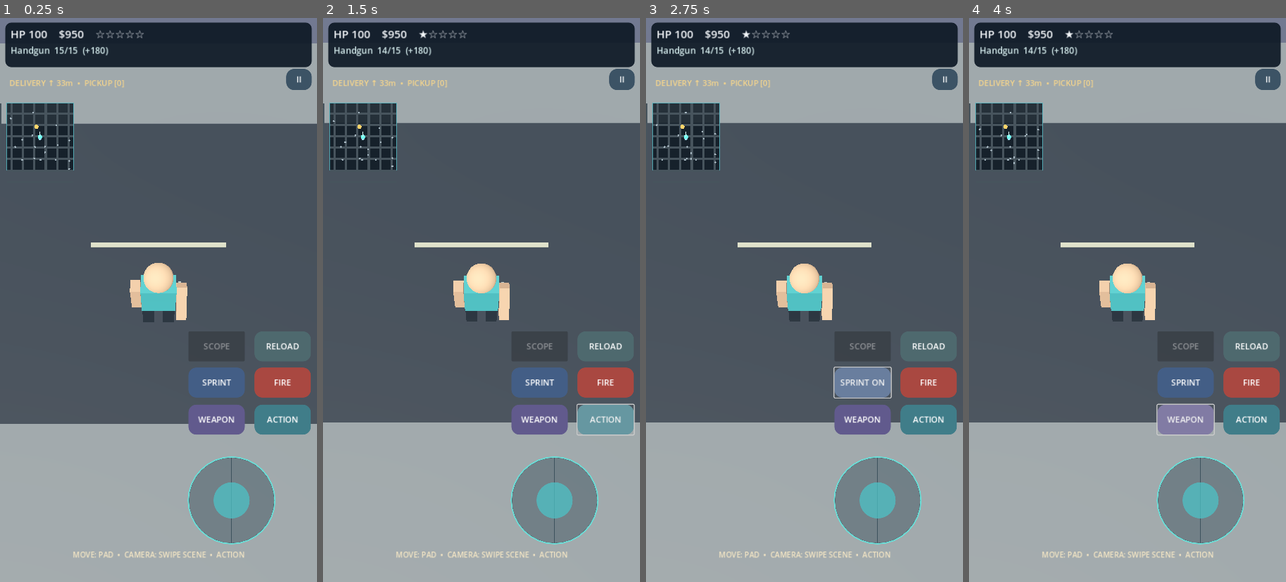
Above: before the commit, frames 1-4 (left to right).
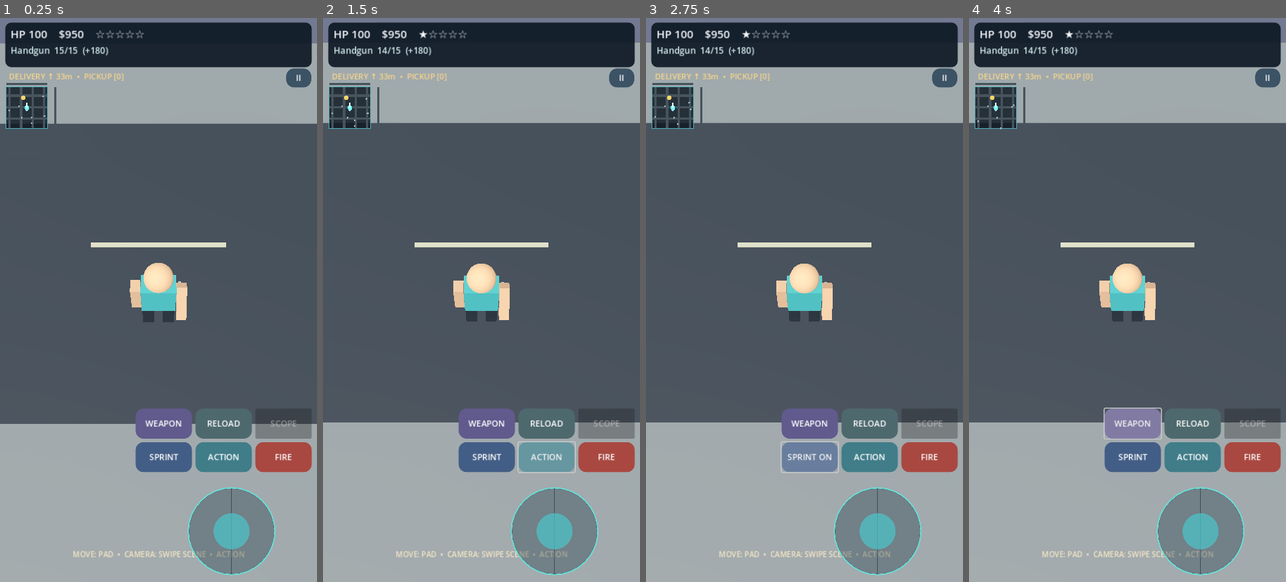
Above: after the commit, the same moments.

Repository: shejklgaia-png/Gt_a_like_game
Game: Godot game, scene res://scenes/main.tscn
The game is run twice, just before and just after one commit, with the same random seed, the same clock (stepped at 60 frames per second) and the same inputs.
Inputs:
- Up to frame 1 (0.25 s): no input
- Up to frame 2 (1.5 s): click "FIRE" at 0.5 s; click "ACTION" at 1.25 s
- Up to frame 3 (2.75 s): click "SPRINT" at 2 s
- Up to frame 4 (4 s): click "SPRINT ON" at 2.75 s; click "WEAPON" at 3.5 s

The runs differ from the first frame. In frame 1, 14% of the frame differs, in the area x 0-99%, y 8-99%; in frame 2, 14%; in frame 3, 14%; in frame 4, 14%.

Commit message:
Reflow six combat buttons into compact two-row portrait layout within one-thumb reach

Diff:
--- a/scripts/main.gd
+++ b/scripts/main.gd
@@ -1098,34 +1098,43 @@
 	status_label.size = Vector2(screen.x - 36, 32)
 	weapon_label.position = Vector2(24, 61)
 	weapon_label.size = Vector2(screen.x - 36, 32)
-	mission_label.position = Vector2(21, 136)
-	mission_label.size = Vector2(screen.x - 36, 32)
-	hint_label.position = Vector2(10, screen.y - 74)
-	hint_label.size = Vector2(screen.x - 20, 54)
-	stick_center = Vector2(screen.x * 0.73, screen.y - 185)
+	mission_label.position = Vector2(20, 121)
+	mission_label.size = Vector2(screen.x - 102, 35)
+	hint_label.position = Vector2(10, screen.y - 75)
+	hint_label.size = Vector2(screen.x - 20, 55)
+	stick_center = Vector2(screen.x * 0.73, screen.y - 115)
 	stick_outer.position = stick_center - Vector2(100, 100)
 	stick_outer.size = Vector2(200, 200)
 	stick_knob.size = Vector2(82, 82)
 	update_stick(stick_center)
-	fire_button.position = Vector2(screen.x - 142, screen.y - 486)
-	action_button.position = Vector2(screen.x - 142, screen.y - 402)
-	run_button.position = Vector2(screen.x - 292, screen.y - 486)
-	weapon_button.position = Vector2(screen.x - 292, screen.y - 402)
-	for button in [fire_button, action_button, run_button, weapon_button, reload_button, aim_button]:
-		button.size = Vector2(128, 68)
-	reload_button.position = Vector2(screen.x - 142, screen.y - 568)
-	aim_button.position = Vector2(screen.x - 292, screen.y - 568)
+	# Two rows of three buttons remain above the stick on a narrow 360px phone.
+	var side := minf(128.0, (screen.x - 40.0) / 3.0)
+	var gap := 8.0
+	var group_left := screen.x - (side * 3.0 + gap * 2.0) - 12.0
+	var top := screen.y - 393.0
+	var bottom := screen.y - 317.0
+	for entry in [
+		{"button": weapon_button, "column": 0, "row": top},
+		{"button": reload_button, "column": 1, "row": top},
+		{"button": aim_button, "column": 2, "row": top},
+		{"button": run_button, "column": 0, "row": bottom},
+		{"button": action_button, "column": 1, "row": bottom},
+		{"button": fire_button, "column": 2, "row": bottom}
+	]:
+		var button: Button = entry["button"]
+		button.position = Vector2(group_left + float(entry["column"]) * (side + gap), float(entry["row"]))
+		button.size = Vector2(side, 68)
 	aim_button.disabled = String(selected_gun()["id"]) != "Sniper"
 	if aim_button.disabled:
 		zoom_enabled = false
 		camera.fov = 69.0
-	pause_button.position = Vector2(screen.x - 70, 117)
-	pause_button.size = Vector2(58, 48)
-	minimap.position = Vector2(15, 195)
-	minimap.size = Vector2(minf(152, screen.x * 0.38), minf(152, screen.x * 0.38))
-	perf_overlay.position = Vector2(15, 172)
+	pause_button.position = Vector2(screen.x - 70, 116)
+	pause_button.size = Vector2(57, 43)
+	minimap.position = Vector2(14, 158)
+	minimap.size = Vector2(minf(94, screen.x * 0.26), minf(94, screen.x * 0.26))
+	perf_overlay.position = Vector2(15, 145)
 	if settings_panel != null:
-		settings_panel.size = Vector2(minf(screen.x - 28, 420), 420)
+		settings_panel.size = Vector2(minf(screen.x - 28, 420), minf(screen.y - 65, 420))
 		settings_panel.position = (screen - settings_panel.size) * 0.5
 	shop_panel.size = Vector2(minf(screen.x - 30, 540), minf(screen.y - 55, 620))
 	shop_panel.position = (screen - shop_panel.size) * 0.5
